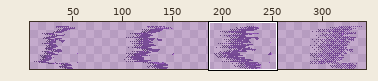
Pixel-art file: Assets/Characters/Carter/Demon/demon_clone_ghost.aseprite. Above, an overview of the earlier version with the close-up marked.
Close-up. First the earlier version:
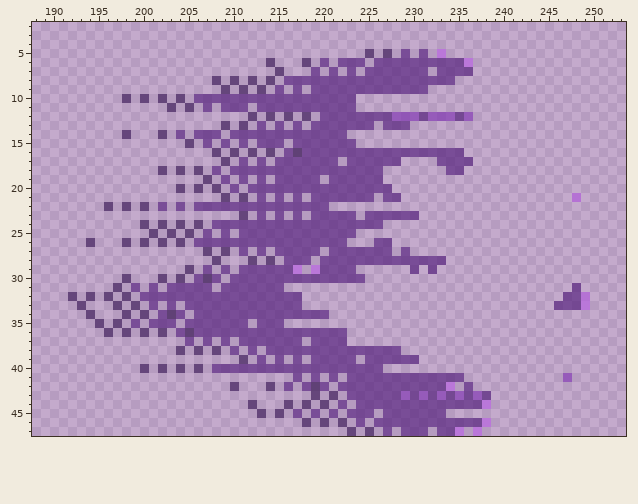
384x48 pixels, 1 frame. Shown: x 188..253, y 2..47. The wide view leaves out empty margins. The commit also changed other parts of the picture, which this record leaves out.
After the commit:
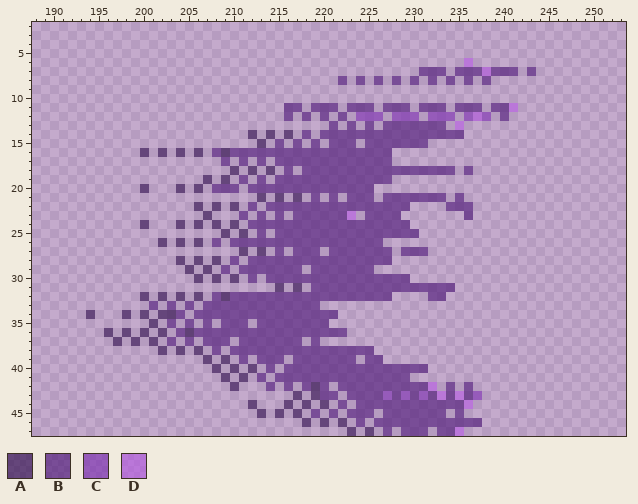
Palette (. is transparent): A #2e0c4ca2  B #4e1878a2  C #7c2eb0a2  D #b45ae0a2
The edit:
Changed rows in their new state; - is an unchanged pixel.
first column x 192:
 5 ---------------------------------.-.-.-.-.----------------
 6 ----------------------.---.-.-...-..........--------------
 7 -----------------------.---.-.-.-......-B-.--BDBBB-B------
 8 ----------------.-.-.-.-......-.-.-.-.-.-.--B-B-----------
 9 -----------------.-.-.-.-.-.............------------------
10 ------.-.-.-.-..................--------------------------
11 -----------.-.-.-...-...--.---.-BB-BBB-BBB-BBB-BBD--------
12 --------------------.-.-B-B--.-.CCC.---.---.-DC-B---------
13 -----------------.-.-.-.-.-..-.-.-----BBBB-D--------------
14 ------.---.-.-...-..A.A.A.-.---BBBBBBBBBBBBB--------------
15 -------------.-.-.-.-A.---.-.----BBBBBBB------------------
16 --------A-A-A-A-BABBBBBB-B----------........--------------
17 -----------------B------------B-----.----....-------------
18 ----------.-.-.-.-A.A.A.-.---------BBBBBBB-.B-------------
19 -----------------A----------B------B----------------------
20 --------A-------BB----------------..----------------------
21 -----------------.-.-A-A-A--.-.------BBBBB-B------------.-
22 ----.-.-.-.-.-A.A.A.-.-------BBBBBBBBB----BBB-------------
23 ---------------A---B------B----D-----..-----B-------------
24 ----------.-----A.A.---------------BBB--------------------
25 ---------.-.-.-.-A-A.-.---------BBBBBBB-------------------
26 --.---.-.-----A.-.-------------BBB-.----------------------
27 ---------------.-.-A-A--.-------------BB------------------
28 ------------A-A---B-BBBB---B--------......----------------
29 ---------------A---------B-B----BB----.-.-----------------
30 ------.---.-.-A.A-A.-.-----------BBBBB--------------------
31 -----.-.-.-.....-......A-A-BBBBBBBBBBBBBBBB-------------.-
32 .-.-.-.-A.A.A.A.-A--------BBBBBBBBBB----BB-------------...
33 -.---.-.------.-----------BB--------------------------....
34 ----------A------------------B----------------------------
35 ---.-.-.-A.---.-.-------BBBBB-----------------------------
37 -----A-A-A-B----B-----------...---------------------------
38 ----------A-----B--B-B------------...---------------------
39 ---------------A-A-B--B---B--------....-------------------
40 --------.-.-.-.-A.A.A.-.-----------BBBBB------------------
41 -----------------A-A-B-BB-B-B-B-------......-----------.--
42 ----------------------B-----------------D.B---------------
43 -------------------------A--BB-----C-----D-D--.-----------
44 --------------------------------------------D..-----------
45 -------------------------A-----------------B--------------
46 ----------------------------------------------.-----------
47 ---------------------------------------------.------------
Where, in picture pixels (left, top, right, bottom), the same in both close-ups:
changed: (68, 49, 536, 436)
erased: (572, 193, 581, 202)
erased: (554, 283, 590, 310)
erased: (563, 373, 572, 382)
